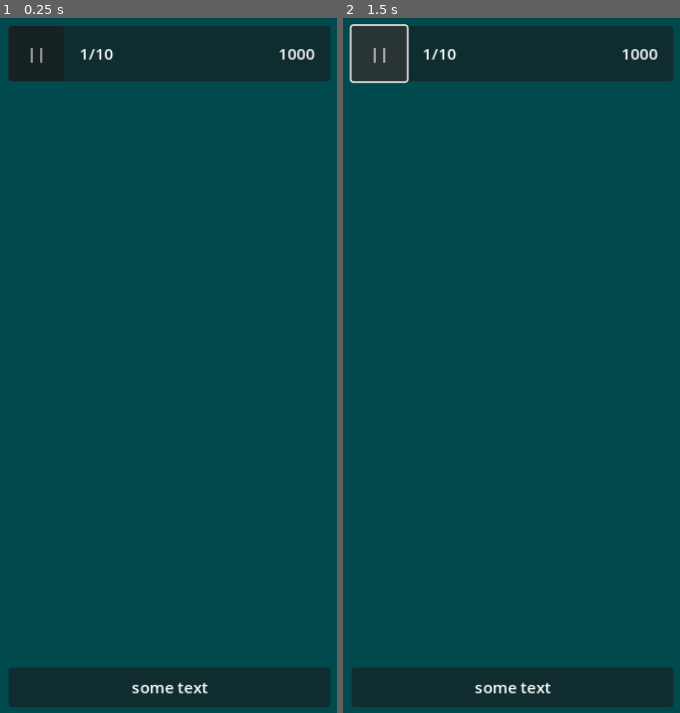
Above: before the commit, frames 1-2 (left to right).
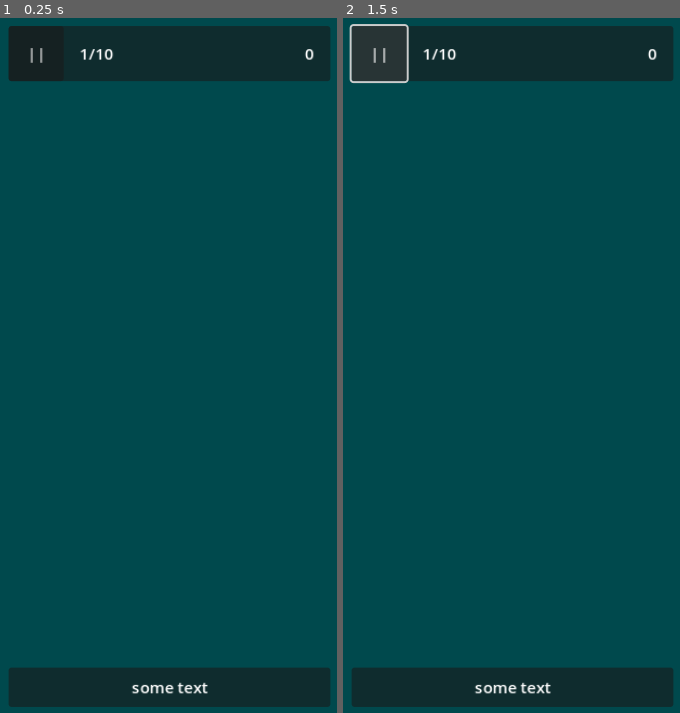
Above: after the commit, the same moments.

Repository: SugarF0x/hidden-gems-gd
Game: Godot game, scene res://hidden_gems_scene.tscn
Two runs of this game, one before a commit and one after it. Both use one fixed random seed, a clock stepped at 60 frames per second and the inputs below.
Inputs:
- Up to frame 1 (0.25 s): no input
- Up to frame 2 (1.5 s): click "||" at 0.5 s; click "||" at 1.25 s

The runs differ from the first frame. In frame 1, 0.1% of the frame differs, in the area x 82-94%, y 4-7%; in frame 2, 0.1%.

Commit message:
similar controls for hud

Diff:
--- /dev/null
+++ b/hud.gd
@@ -0,0 +1,24 @@
+@tool
+extends PanelContainer
+
+@onready var round_label: Label = $HBoxContainer/MarginContainer/RoundLabel
+@onready var score_label: Label = $HBoxContainer/MarginContainer/ScoreLabel
+
+@export var current_round: int = 1:
+	set(value):
+		current_round = value
+		update_round_label()
+
+@export var total_rounds: int = 10:
+	set(value):
+		total_rounds = value
+		update_round_label()
+
+@export var score: int = 0:
+	set(value):
+		score = value
+		if score_label: score_label.text = str(value)
+
+func update_round_label():
+	if not round_label: return
+	round_label.text = "{current}/{total}".format({ "current": str(current_round), "total": str(total_rounds) })
--- a/hud.tscn
+++ b/hud.tscn
@@ -1,10 +1,13 @@
-[gd_scene format=3 uid="uid://c1d48fc3udopa"]
+[gd_scene load_steps=2 format=3 uid="uid://c1d48fc3udopa"]
+
+[ext_resource type="Script" path="res://hud.gd" id="1_o4mxl"]
 
 [node name="Hud" type="PanelContainer"]
 anchors_preset = 10
 anchor_right = 1.0
 offset_bottom = 56.0
 grow_horizontal = 2
+script = ExtResource("1_o4mxl")
 
 [node name="HBoxContainer" type="HBoxContainer" parent="."]
 layout_mode = 2
@@ -28,4 +31,4 @@
 [node name="ScoreLabel" type="Label" parent="HBoxContainer/MarginContainer"]
 layout_mode = 2
 size_flags_horizontal = 8
-text = "1000"
+text = "0"
--- a/instructions.gd
+++ b/instructions.gd
@@ -1,5 +1,5 @@
 @tool
-extends Control
+extends PanelContainer
 
 @onready var label: Label = $MarginContainer/Label
 
